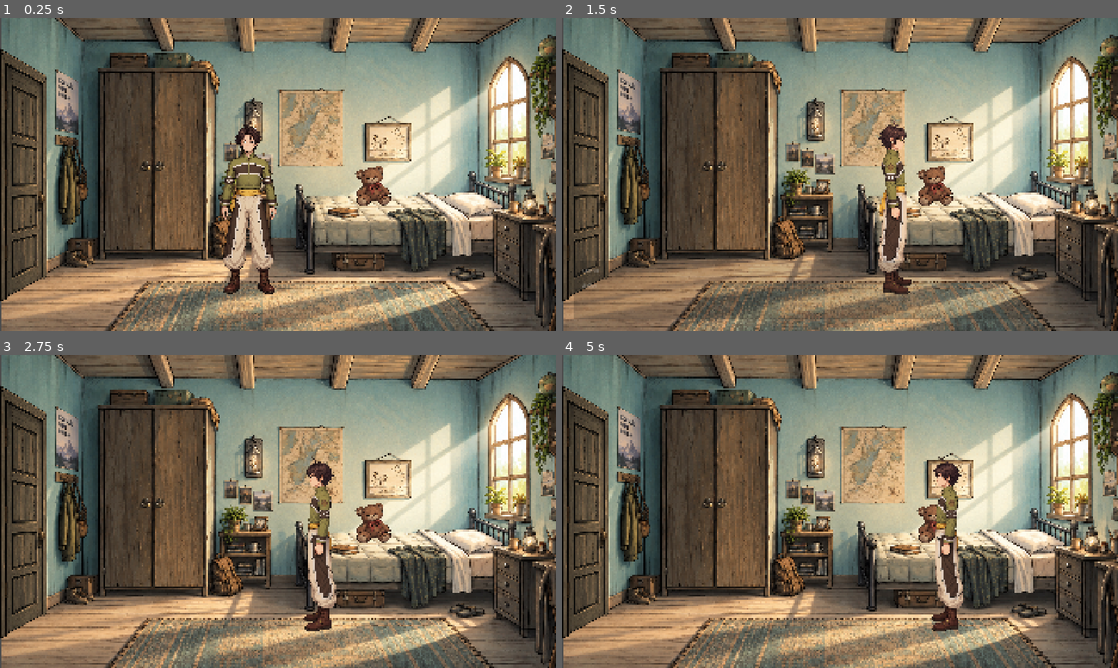
Above: before the commit, frames 1-4 (two rows, left to right).
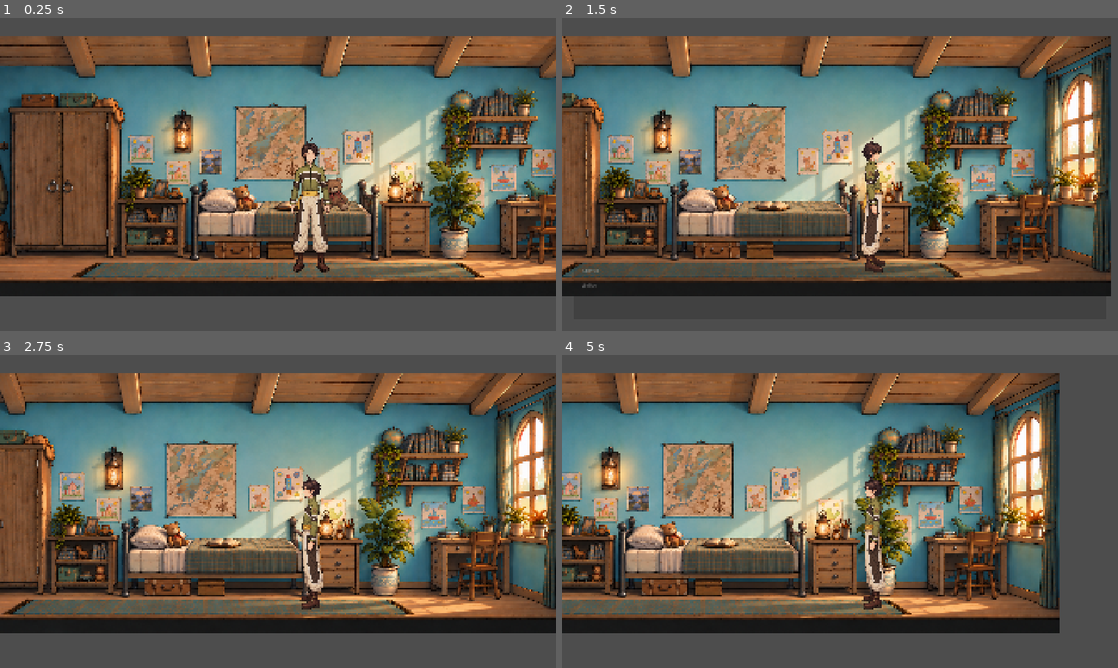
Above: after the commit, the same moments.

Repository: Alona674/WhoAmI
Game: Godot game, scene res://scenes/rooms/bedroom.tscn
Same seed, same stepped clock (60 frames per second), same inputs: the game is played once before the commit and once after it. This scene is started directly instead of the project's main scene.
Inputs:
- Up to frame 1 (0.25 s): no input
- Up to frame 2 (1.5 s): tap Enter (ui_accept) at 0.5, 0.77 s; hold E (interact) 0.53-1.28 s; hold D (move_right) from 0.53 s (still down); tap E (interact) at 1.35 s
- Up to frame 3 (2.75 s): tap Enter (ui_accept) at 1.52 s; release D (move_right) at 2.03 s; hold A (move_left) from 2.03 s (still down); hold E (interact) from 2.03 s (still down)
- Up to frame 4 (5 s): release A (move_left) at 2.78 s; release E (interact) at 2.78 s; hold D (move_right) 2.78-4.28 s; tap E (interact) at 2.85, 4.35 s; tap Enter (ui_accept) at 3.02, 3.77, 4.52 s; hold E (interact) 3.53-4.28 s; hold A (move_left) from 4.28 s (still down)

The runs differ from the first frame. In frame 1, 90% of the frame differs, in the area x 0-100%, y 0-100%; in frame 2, 90%; in frame 3, 90%; in frame 4, 91%.

Commit message:
Add inventory and collectible teddy

Diff:
--- a/scenes/rooms/bedroom.tscn
+++ b/scenes/rooms/bedroom.tscn
@@ -2,42 +2,48 @@
 
 [ext_resource type="Script" uid="uid://bvnst66gtk202" path="res://scripts/core/bedroom.gd" id="1_thvn2"]
 [ext_resource type="Texture2D" uid="uid://oema56fwcf1y" path="res://art/characters/Michael_front.png" id="2_1vprx"]
-[ext_resource type="Texture2D" uid="uid://dkxliqy5no8la" path="res://art/rooms/bedroom/bedroom_v3.png" id="2_uq8jf"]
+[ext_resource type="Texture2D" uid="uid://d31432jw2abqy" path="res://art/rooms/bedroom/spalnya.png" id="2_63ydc"]
 [ext_resource type="Script" uid="uid://bkfw255kjjliw" path="res://scripts/player/player.gd" id="2_whf2s"]
 [ext_resource type="Script" uid="uid://co4g6gokhb7x7" path="res://scripts/interaction/teddy.gd" id="4_khs6t"]
-[ext_resource type="Texture2D" uid="uid://cc8d5b7slw47l" path="res://art/items/Teddy.png" id="5_u2o5o"]
 [ext_resource type="PackedScene" uid="uid://b1d7m4myvd8ma" path="res://scenes/ui/DialogueManager.tscn" id="6_u2o5o"]
 [ext_resource type="Script" uid="uid://ceu0h1yy7x0j0" path="res://scripts/dialogue/dialogue_manager.gd" id="7_v47ap"]
 [ext_resource type="Script" uid="uid://3c4xkneuemol" path="res://scripts/interaction/mama.gd" id="8_ohr7v"]
 [ext_resource type="Texture2D" uid="uid://cp708ub55hx7p" path="res://art/characters/mama.png" id="9_63ydc"]
 [ext_resource type="Script" uid="uid://cxfcvrgtdcxqb" path="res://scripts/interaction/svetik.gd" id="10_ispgn"]
 [ext_resource type="Texture2D" uid="uid://bqimxfevc2gy1" path="res://art/characters/Svetik.png" id="11_thvn2"]
-[ext_resource type="Texture2D" uid="uid://b7irf3yst0v7r" path="res://art/rooms/bedroom/close_door.png" id="13_i1o7g"]
-[ext_resource type="Texture2D" uid="uid://bq84sccdm1jjp" path="res://art/rooms/bedroom/open_door.png" id="14_x0g03"]
+[ext_resource type="Script" uid="uid://qidiyv4ycdf3" path="res://scenes/rooms/teddy_2.gd" id="12_c3xs0"]
+[ext_resource type="Texture2D" uid="uid://ct2y8ynolu0od" path="res://art/items/Teddy.png" id="12_thvn2"]
 
 [sub_resource type="RectangleShape2D" id="RectangleShape2D_whf2s"]
-size = Vector2(475.00012, 1452.5)
+size = Vector2(370.00003, 1141.2501)
 
 [sub_resource type="RectangleShape2D" id="RectangleShape2D_v47ap"]
-size = Vector2(457.49994, 1452.5)
+size = Vector2(373.74997, 1146.2501)
 
 [sub_resource type="RectangleShape2D" id="RectangleShape2D_b2v72"]
-size = Vector2(121, 134)
+size = Vector2(89.5, 79)
 
 [sub_resource type="RectangleShape2D" id="RectangleShape2D_ispgn"]
-size = Vector2(433.40094, 1495.2153)
+size = Vector2(341.2888, 1149.5215)
 
 [sub_resource type="RectangleShape2D" id="RectangleShape2D_c3xs0"]
-size = Vector2(74, 85)
+size = Vector2(78, 85)
+
+[sub_resource type="CompressedTexture2D" id="CompressedTexture2D_ispgn"]
+
+[sub_resource type="CompressedTexture2D" id="CompressedTexture2D_thvn2"]
+
+[sub_resource type="RectangleShape2D" id="RectangleShape2D_uq8jf"]
+size = Vector2(94, 108)
 
 [node name="Bedroom" type="Sprite2D" unique_id=576558266]
 position = Vector2(860, 455)
 script = ExtResource("1_thvn2")
 
 [node name="Background" type="Sprite2D" parent="." unique_id=815008149]
-position = Vector2(162, 84)
+position = Vector2(-4, 173)
 scale = Vector2(1.183, 1.183)
-texture = ExtResource("2_uq8jf")
+texture = ExtResource("2_63ydc")
 
 [node name="Player" type="CharacterBody2D" parent="." unique_id=420324579]
 z_index = 1
@@ -46,30 +52,29 @@
 script = ExtResource("2_whf2s")
 
 [node name="Sprite2D" type="Sprite2D" parent="Player" unique_id=243402793]
+position = Vector2(280, 267.50006)
+scale = Vector2(0.71728516, 0.7734375)
 texture = ExtResource("2_1vprx")
 
 [node name="CollisionShape2D" type="CollisionShape2D" parent="Player" unique_id=1145335172]
-position = Vector2(-10, 16.25)
-scale = Vector2(0.9999998, 0.9999998)
+position = Vector2(282.5, 284.99994)
+scale = Vector2(0.9999997, 0.9999997)
 shape = SubResource("RectangleShape2D_whf2s")
 
 [node name="InteractionArea" type="Area2D" parent="Player" unique_id=755434224]
 
 [node name="CollisionShape2D" type="CollisionShape2D" parent="Player/InteractionArea" unique_id=478359764]
-position = Vector2(-8.75, 16.25)
-scale = Vector2(0.9999998, 0.9999998)
+position = Vector2(285, 287.50003)
+scale = Vector2(0.99999976, 0.99999976)
 shape = SubResource("RectangleShape2D_v47ap")
+
+[node name="Camera2D" type="Camera2D" parent="Player" unique_id=419243162]
 
 [node name="Teddy" type="Area2D" parent="." unique_id=2146307104]
 script = ExtResource("4_khs6t")
 
-[node name="Sprite2D" type="Sprite2D" parent="Teddy" unique_id=775851917]
-position = Vector2(424.00003, 126)
-scale = Vector2(0.14702392, 0.12006221)
-texture = ExtResource("5_u2o5o")
-
 [node name="CollisionShape2D" type="CollisionShape2D" parent="Teddy" unique_id=229909424]
-position = Vector2(430, 127)
+position = Vector2(-107, 280)
 shape = SubResource("RectangleShape2D_b2v72")
 
 [node name="DialogueManager" parent="." unique_id=1465301247 instance=ExtResource("6_u2o5o")]
@@ -81,34 +86,49 @@
 script = ExtResource("8_ohr7v")
 
 [node name="Sprite2D" type="Sprite2D" parent="Mama" unique_id=140265819]
-position = Vector2(-35.799507, 6.0095825)
-scale = Vector2(0.98821604, 0.9921751)
+position = Vector2(-1281.6228, 322.9665)
+scale = Vector2(0.77029556, 0.7519002)
 texture = ExtResource("9_63ydc")
 flip_h = true
 
 [node name="CollisionShape2D" type="CollisionShape2D" parent="Mama" unique_id=906429439]
-position = Vector2(-52.505936, 21.531084)
+position = Vector2(-1284.0095, 315.7894)
 shape = SubResource("RectangleShape2D_ispgn")
 
 [node name="Svetik" type="Area2D" parent="." unique_id=194835532]
 script = ExtResource("10_ispgn")
 
 [node name="Sprite2D" type="Sprite2D" parent="Svetik" unique_id=1190584467]
-position = Vector2(155.99998, -38.999992)
+position = Vector2(264, 186.00003)
 scale = Vector2(0.079613596, 0.08811416)
 texture = ExtResource("11_thvn2")
 
 [node name="CollisionShape2D" type="CollisionShape2D" parent="Svetik" unique_id=1538211167]
-position = Vector2(156, -39.5)
+position = Vector2(266, 189)
 shape = SubResource("RectangleShape2D_c3xs0")
 
 [node name="DoorClosed" type="Sprite2D" parent="." unique_id=1186904402]
-position = Vector2(-614, 86.21097)
+position = Vector2(-1295, 302.00003)
 scale = Vector2(0.47005215, 0.86482245)
-texture = ExtResource("13_i1o7g")
+texture = SubResource("CompressedTexture2D_ispgn")
 
 [node name="DoorOpen" type="Sprite2D" parent="." unique_id=1414831390]
 visible = false
 position = Vector2(-653.875, 103.50001)
 scale = Vector2(0.4191081, 0.9033204)
-texture = ExtResource("14_x0g03")
+texture = SubResource("CompressedTexture2D_thvn2")
+
+[node name="Teddy2" type="Area2D" parent="." unique_id=1340832972]
+script = ExtResource("12_c3xs0")
+
+[node name="Sprite2D" type="Sprite2D" parent="Teddy2" unique_id=1691312490]
+position = Vector2(190.99997, 269)
+scale = Vector2(0.12101277, 0.100279115)
+texture = ExtResource("12_thvn2")
+
+[node name="CollisionShape2D" type="CollisionShape2D" parent="Teddy2" unique_id=1176873310]
+position = Vector2(198, 268)
+shape = SubResource("RectangleShape2D_uq8jf")
+
+[connection signal="body_entered" from="Teddy2" to="Teddy2" method="_on_body_entered"]
+[connection signal="body_exited" from="Teddy2" to="Teddy2" method="_on_body_exited"]
--- /dev/null
+++ b/scenes/rooms/teddy_2.gd
@@ -0,0 +1,18 @@
+extends Area2D
+
+var player_near: bool = false
+
+
+func _on_body_entered(body: Node2D) -> void:
+	if body.name == "Player":
+		player_near = true
+
+
+func _on_body_exited(body: Node2D) -> void:
+	if body.name == "Player":
+		player_near = false
+
+
+func interact() -> void:
+	GameState.add_item("teddy")
+	queue_free()
--- /dev/null
+++ b/scenes/ui/Inventory.tscn
@@ -0,0 +1,5 @@
+[gd_scene format=3 uid="uid://bvpq0li420esc"]
+
+[node name="Inventory" type="Control" unique_id=245000371]
+layout_mode = 3
+anchors_preset = 0
--- a/scripts/core/bedroom.gd
+++ b/scripts/core/bedroom.gd
@@ -1,10 +1,8 @@
 extends Node2D
-
 
 @onready var mama = $Mama
 @onready var svetik = $Svetik
 @onready var dialogue_manager = $DialogueManager
-
 
 var scene_stage: int = 0
 
@@ -12,7 +10,6 @@
 func _ready() -> void:
 	mama.hide()
 	svetik.hide()
-
 	dialogue_manager.dialogue_closed.connect(_on_dialogue_closed)
 
 
@@ -29,7 +26,6 @@
 
 
 func _on_dialogue_closed() -> void:
-
 	if scene_stage == 1:
 		start_mama_scene()
 		return
@@ -44,23 +40,18 @@
 
 	var target_position: Vector2 = mama.position
 
-	# Мама начинает за дверью
 	mama.position = target_position + Vector2(-500, 0)
 
-	# Сначала дверь закрыта
 	$DoorClosed.show()
 	$DoorOpen.hide()
 
 	mama.show()
 
-	# Небольшая пауза перед открытием двери
 	await get_tree().create_timer(0.5).timeout
 
-	# Открываем дверь
 	$DoorClosed.hide()
 	$DoorOpen.show()
 
-	# Мама выходит из двери
 	var tween := create_tween()
 	tween.set_trans(Tween.TRANS_SINE)
 	tween.set_ease(Tween.EASE_IN_OUT)
@@ -74,7 +65,6 @@
 
 	await tween.finished
 
-	# Небольшая пауза перед репликой
 	await get_tree().create_timer(0.4).timeout
 
 	dialogue_manager.show_dialogue(
@@ -82,14 +72,14 @@
 		"Михаил, просыпайся. Завтрак уже готов."
 	)
 
+
 func start_svetik_scene() -> void:
 	scene_stage = 3
 
-	# Мама резко разворачивается к двери
 	var mama_sprite: Sprite2D = mama.get_node("Sprite2D")
+
 	mama_sprite.scale.x = -mama_sprite.scale.x
 
-	# Мама уходит обратно через дверь
 	var mama_exit_position: Vector2 = mama.position + Vector2(-500, 0)
 
 	var mama_tween := create_tween()
@@ -107,22 +97,17 @@
 
 	mama.hide()
 
-	# После ухода мамы появляется Светик
 	start_svetik_appearance()
 
+
 func start_svetik_appearance() -> void:
-	# Запоминаем обычное положение Светика
 	var target_position: Vector2 = svetik.position
 
-	# Светик появляется немного выше
 	svetik.position = target_position + Vector2(0, -40)
-
-	# Начинаем полностью прозрачным
 	svetik.modulate.a = 0.0
 
 	svetik.show()
 
-	# Плавно появляется и опускается на своё место
 	var tween := create_tween()
 	tween.set_trans(Tween.TRANS_SINE)
 	tween.set_ease(Tween.EASE_OUT)
--- a/scripts/core/game_state.gd
+++ b/scripts/core/game_state.gd
@@ -1,6 +1,8 @@
 extends Node
 
 var flags: Dictionary = {}
+
+var inventory: Array[String] = []
 
 
 func set_flag(flag_name: String, value: bool = true) -> void:
@@ -9,3 +11,16 @@
 
 func get_flag(flag_name: String) -> bool:
 	return flags.get(flag_name, false)
+
+
+func add_item(item_id: String) -> void:
+	if not inventory.has(item_id):
+		inventory.append(item_id)
+
+
+func has_item(item_id: String) -> bool:
+	return inventory.has(item_id)
+
+
+func remove_item(item_id: String) -> void:
+	inventory.erase(item_id)
--- a/scripts/player/player.gd
+++ b/scripts/player/player.gd
@@ -2,8 +2,14 @@
 
 @export var speed: float = 300.0
 
+# Границы, в которых может ходить Михаил
+@export var left_limit: float = -330.0
+@export var right_limit: float = 1820.0
+
 @onready var sprite: Sprite2D = $Sprite2D
 @onready var interaction_area: Area2D = $InteractionArea
+
+
 
 var front_texture = preload("res://art/characters/Michael_front.png")
 var back_texture = preload("res://art/characters/Michael_backside.png")
@@ -19,6 +25,14 @@
 
 	move_and_slide()
 
+	# Не даём Михаилу выйти за границы комнаты
+	global_position.x = clamp(
+		global_position.x,
+		left_limit,
+		right_limit
+	)
+
+	# Меняем направление взгляда
 	if direction < 0:
 		sprite.texture = left_texture
 	elif direction > 0:
@@ -33,10 +47,14 @@
 
 		if objects.size() > 0:
 			var nearest_object = objects[0]
-			var nearest_distance := global_position.distance_to(nearest_object.global_position)
+			var nearest_distance := global_position.distance_to(
+				nearest_object.global_position
+			)
 
 			for object in objects:
-				var distance := global_position.distance_to(object.global_position)
+				var distance := global_position.distance_to(
+					object.global_position
+				)
 
 				if distance < nearest_distance:
 					nearest_object = object
Binary file removed: art/rooms/bedroom/bedroom_v3.png
Binary file removed: art/rooms/bedroom/close_door.png
Binary file added: art/rooms/bedroom/fon_door.png
Binary file added: art/rooms/bedroom/open_door (2).png
Binary file removed: art/rooms/bedroom/open_door.png
Binary file added: art/rooms/bedroom/spalnya.png
Not shown, added: scenes/rooms/teddy_2.gd.uid
